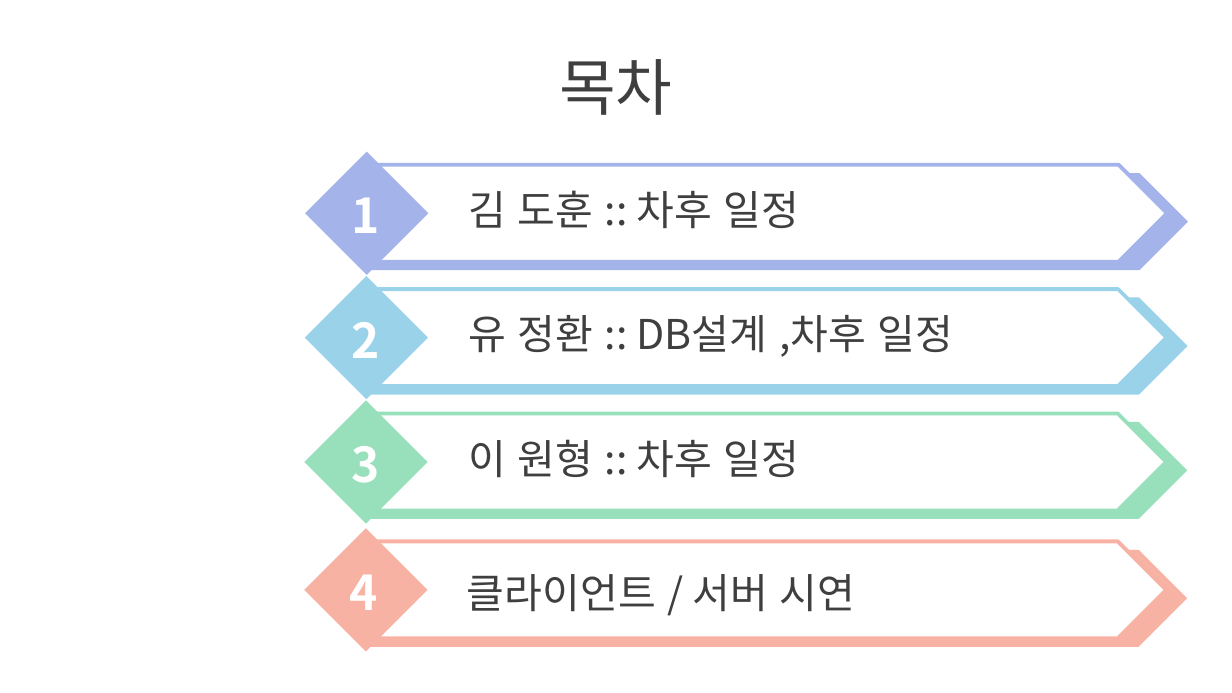
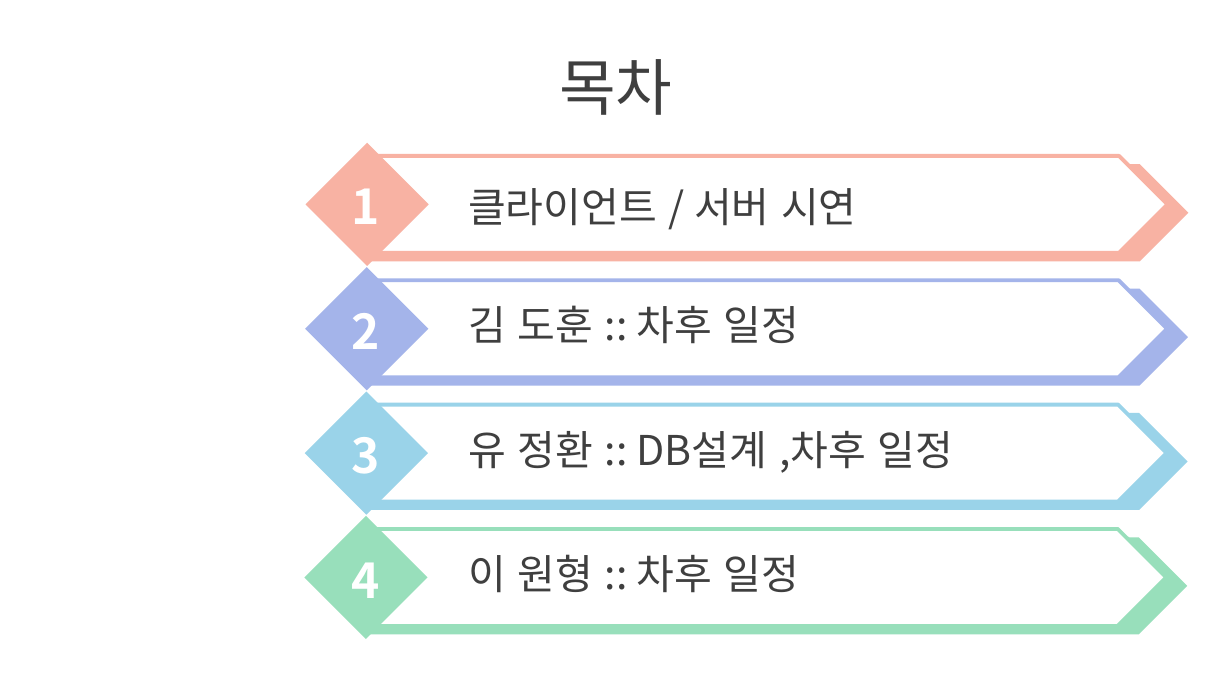
Before and after one commit to DonutFedy/mgcProject, a slide deck: slide 2 of 인턴프로젝트_2차발표.pptx. Drawn at 1232x693 pixels with LibreOffice and Linux fonts; fonts in the diff are those of the drawing; background and template pictures are left out. Boxes give left, top, right and bottom in pixels: in the first picture for what was removed or moved away, otherwise in the second. Text is boxed around its words. In the diff, an @@ line names an element or a change of style, - is before the commit and + after.

```diff
--- a/인턴프로젝트_2차발표.pptx
+++ b/인턴프로젝트_2차발표.pptx
@@ 2 pentagon arrows, 1 text, 1 diamond moved together from (x1=304, y1=529, x2=1188, y2=652) to (x1=306, y1=143, x2=1189, y2=266) @@
@@ 6 pentagon arrows, 3 texts, 3 diamonds moved together from (x1=304, y1=152, x2=1189, y2=523) to (x1=304, y1=267, x2=1189, y2=639) @@
@@ 4 texts moved together from (x1=350, y1=197, x2=379, y2=610) to (x1=351, y1=188, x2=379, y2=598) @@
```
Also in this commit, not shown: 5 other slides changed, 1 other file.
